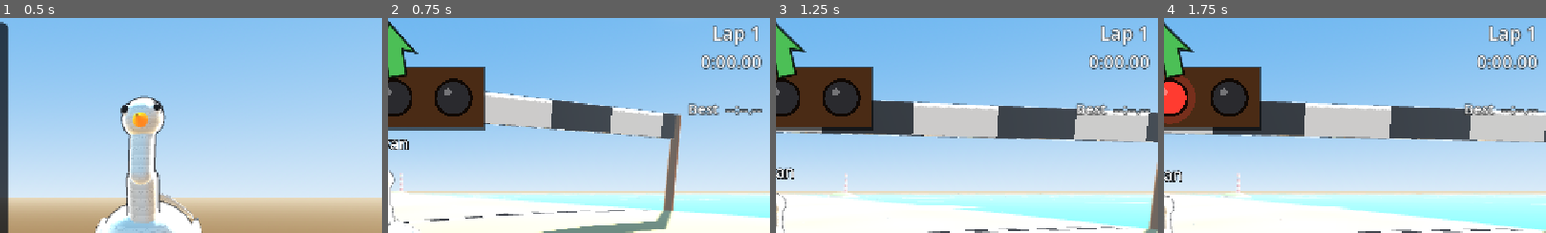
Above: before the commit, frames 1-4 (left to right).
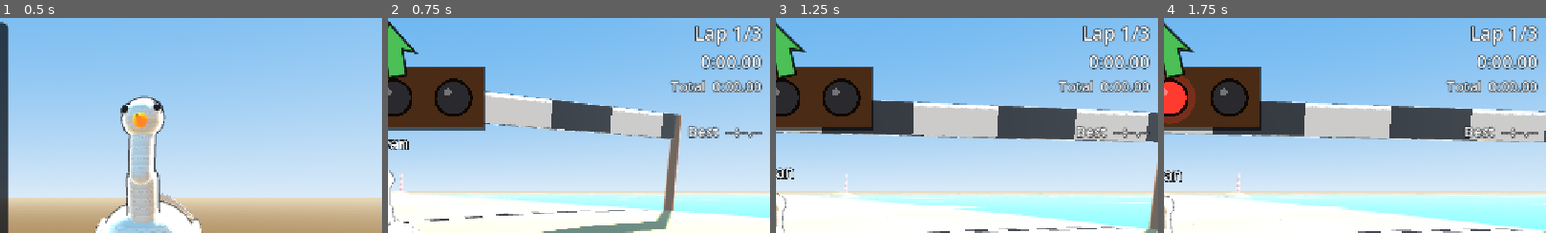
Above: after the commit, the same moments.

Repository: schlupfwerk/schlupfwerk_swanrace
Game: Godot game, scene res://scenes/wardrobe.tscn
Two runs of this game, one before a commit and one after it. Both use one fixed random seed, a clock stepped at 60 frames per second and the inputs below.
Inputs (mouse positions are % of the whole screen's width and height, from its top left):
- Up to frame 1 (0.5 s): no input
- Up to frame 2 (0.75 s): tap Enter (ui_accept) at 0.5 s; move the mouse to (72, 45) at 0.52 s; hold D (steer_right) from 0.53 s (still down); hold Enter (ui_accept) from 0.53 s (still down); click (72, 45) at 0.67 s
- Up to frame 3 (1.25 s): keep holding D (steer_right); keep holding Enter (ui_accept); tap Space (jump) at 0.77, 1.07 s
- Up to frame 4 (1.75 s): release D (steer_right) at 1.25 s; release Enter (ui_accept) at 1.25 s; drag from (30, 55) to (45, 70) at 1.27 s
The pictures show only the part of the screen within x 49-99%, y 2-52%; the shares and areas given below are measured in that part.

Frame 1 is identical in both runs. In frame 2, 3.2% of the frame differs, in the area x 74-98%, y 3-56%; in frame 3, 3.0%; in frame 4, 3.0%.

Commit message:
Laps setting, final lap music, finish whistle and results
- Number of laps in Settings > General (1 to 10, default 3)
- HUD shows "Lap 2/3" and the total race time
- Final lap: warning and a cross-fade into faster, upbeat music
  (synthesized in code, cached in user://)
- Finish: two-second referee whistle, the camera pulls away and
  circles the swan, results with total time and best lap, race again
  or back to the menu; the swan slows down by itself

Co-Authored-By: Claude Opus 5.5 <noreply@anthropic.com>
Signed-off-by: Manuel Bravo <manuelbravoc@gmail.com>

Diff:
--- /dev/null
+++ b/scripts/audio/final_lap_music.gd
@@ -0,0 +1,118 @@
+class_name FinalLapMusic
+extends RefCounted
+## Placeholder "final lap" music, synthesized in code: the island sound, but
+## faster and pumped up (drums, driving bass, quick strums and a rising lead).
+## Rendered once in a thread and cached in user://.
+
+const RATE := IslandMusic.RATE
+const BPM := 150.0
+const CACHE_PATH := "user://music_final_lap_v1.wav"
+const PROGRESSION := ["D", "A", "Bm", "G", "D", "A", "Bm", "G",
+		"G", "A", "D", "Bm", "G", "A", "A", "A"]
+const VOICINGS := {
+	"D": [69, 62, 66, 74],
+	"A": [69, 64, 69, 73],
+	"Bm": [71, 66, 71, 74],
+	"G": [67, 62, 71, 74],
+}
+const ROOTS := {"D": 38, "A": 45, "Bm": 47, "G": 43}
+
+
+static func load_or_render() -> AudioStreamWAV:
+	if FileAccess.file_exists(CACHE_PATH):
+		var cached := AudioStreamWAV.load_from_file(CACHE_PATH)
+		if cached:
+			cached.loop_mode = AudioStreamWAV.LOOP_FORWARD
+			cached.loop_end = cached.data.size() / 2
+			return cached
+	var stream := render()
+	stream.save_to_wav(CACHE_PATH)
+	return stream
+
+
+static func render() -> AudioStreamWAV:
+	var beat := 60.0 / BPM
+	var bar := beat * 4.0
+	var total := int(bar * PROGRESSION.size() * RATE)
+	var mix := PackedFloat32Array()
+	mix.resize(total)
+	var rng := RandomNumberGenerator.new()
+	rng.seed = 909
+
+	# Ukulele: driving eighth-note strums, down-up.
+	var strums := {}
+	for chord: String in VOICINGS:
+		for down: bool in [true, false]:
+			strums[chord + str(down)] = IslandMusic._strum(VOICINGS[chord], down, rng)
+	var kick := _kick()
+	var snare := _snare(rng)
+	var hat := IslandMusic._shaker(rng)
+	for b in PROGRESSION.size():
+		var chord: String = PROGRESSION[b]
+		var bar_start := b * bar
+		for e in 8:
+			var down := e % 2 == 0
+			IslandMusic._add(mix, strums[chord + str(down)], int((bar_start + e * beat * 0.5) * RATE),
+					0.5 if down else 0.36)
+		# Drums: kick on 1 and 3 (and the "and" of 4), snare on 2 and 4, hats on 16ths.
+		for k in [0.0, 2.0, 3.5]:
+			IslandMusic._add(mix, kick, int((bar_start + k * beat) * RATE), 0.9)
+		for s in [1.0, 3.0]:
+			IslandMusic._add(mix, snare, int((bar_start + s * beat) * RATE), 0.55)
+		for h in 16:
+			IslandMusic._add(mix, hat, int((bar_start + h * beat * 0.25) * RATE),
+					0.14 if h % 2 == 0 else 0.08)
+		# Bass: bouncing octaves on every eighth.
+		var root: int = ROOTS[chord]
+		for e in 8:
+			IslandMusic._add(mix, IslandMusic._bass(IslandMusic._freq(root + (12 if e % 2 else 0))),
+					int((bar_start + e * beat * 0.5) * RATE), 0.42)
+		# Lead: a quick rising arpeggio of the chord, an octave up.
+		var notes: Array = VOICINGS[chord]
+		var sorted := notes.duplicate()
+		sorted.sort()
+		for n in 8:
+			var note: int = sorted[n % sorted.size()] + 12 + (12 if n >= 4 else 0)
+			var length := int(beat * 0.5 * RATE)
+			IslandMusic._add(mix, IslandMusic._steel(IslandMusic._freq(note), IslandMusic._freq(note),
+					length), int((bar_start + n * beat * 0.5) * RATE), 0.16)
+
+	var data := PackedByteArray()
+	data.resize(total * 2)
+	var peak := 0.0001
+	for i in total:
+		peak = maxf(peak, absf(mix[i]))
+	var gain := 0.85 / peak
+	for i in total:
+		data.encode_s16(i * 2, int(clampf(mix[i] * gain, -1.0, 1.0) * 32000.0))
+	var stream := AudioStreamWAV.new()
+	stream.format = AudioStreamWAV.FORMAT_16_BITS
+	stream.mix_rate = RATE
+	stream.stereo = false
+	stream.data = data
+	stream.loop_mode = AudioStreamWAV.LOOP_FORWARD
+	stream.loop_end = total
+	return stream
+
+
+static func _kick() -> PackedFloat32Array:
+	var out := PackedFloat32Array()
+	out.resize(int(0.3 * RATE))
+	var phase := 0.0
+	for i in out.size():
+		var t := float(i) / RATE
+		phase += TAU * lerpf(140.0, 45.0, minf(t / 0.12, 1.0)) / RATE
+		out[i] = sin(phase) * exp(-t * 11.0)
+	return out
+
+
+static func _snare(rng: RandomNumberGenerator) -> PackedFloat32Array:
+	var out := PackedFloat32Array()
+	out.resize(int(0.18 * RATE))
+	var slow := 0.0
+	for i in out.size():
+		var t := float(i) / RATE
+		var noise := rng.randf_range(-1.0, 1.0)
+		slow = lerpf(slow, noise, 0.25)
+		out[i] = ((noise - slow) * 0.9 + sin(TAU * 190.0 * t) * 0.4) * exp(-t * 22.0)
+	return out
--- a/scripts/audio/sfx.gd
+++ b/scripts/audio/sfx.gd
@@ -161,3 +161,17 @@
 			state.phase = state.get("phase", 0.0) + TAU * lerpf(500.0, 1600.0, t / 0.08) / RATE
 			return sin(state.phase) * exp(-t * 45.0) * 0.6)
 	return _cache["pop"]
+
+
+## Referee whistle at the finish line: two seconds of a trilling pea whistle.
+static func whistle() -> AudioStreamWAV:
+	if not _cache.has("whistle"):
+		_cache["whistle"] = _render(2.0, func(t: float, state: Dictionary) -> float:
+			# The pea makes the pitch and the volume flutter quickly.
+			var trill := sin(TAU * 32.0 * t)
+			state.phase = state.get("phase", 0.0) + TAU * (2850.0 + 90.0 * trill) / RATE
+			var breath := randf_range(-1.0, 1.0) * 0.08
+			var tone := sin(state.phase) + 0.25 * sin(state.phase * 2.0)
+			var envelope := minf(t / 0.03, 1.0) * clampf((2.0 - t) / 0.15, 0.0, 1.0)
+			return (tone * (0.75 + 0.25 * trill) + breath) * 0.32 * envelope)
+	return _cache["whistle"]
--- a/scripts/race/chase_camera.gd
+++ b/scripts/race/chase_camera.gd
@@ -10,6 +10,10 @@
 const JUMP_FOLLOW := 0.5
 
 var target: Swan
+## After the finish: the camera pulls away and circles the swan.
+var finish := false
+
+var _finish_time := 0.0
 
 var _yaw := 0.0
 var _height := 0.0
@@ -28,7 +32,11 @@
 func _process(delta: float) -> void:
 	if target == null:
 		return
-	_yaw = lerp_angle(_yaw, target.rotation.y, 1.0 - exp(-5.0 * delta))
+	if finish:
+		_finish_time += delta
+		_yaw += delta * 0.35
+	else:
+		_yaw = lerp_angle(_yaw, target.rotation.y, 1.0 - exp(-5.0 * delta))
 	# Follow the ground fully (hills), but only half of a jump.
 	var ground := target.global_position.y - target.motor.position.y
 	_height = lerpf(_height, ground + target.motor.position.y * JUMP_FOLLOW, 1.0 - exp(-6.0 * delta))
@@ -40,5 +48,6 @@
 func _place() -> void:
 	var basis := Basis(Vector3.UP, _yaw)
 	var ground := Vector3(target.global_position.x, _height, target.global_position.z)
-	global_position = ground + basis * Vector3(0, HEIGHT, DISTANCE)
+	var away := smoothstep(0.0, 3.0, _finish_time)
+	global_position = ground + basis * Vector3(0, lerpf(HEIGHT, 9.0, away), lerpf(DISTANCE, 18.0, away))
 	look_at(ground + Vector3.UP * LOOK_HEIGHT + basis * Vector3(0, 0, -LOOK_AHEAD))
--- a/scripts/race/race.gd
+++ b/scripts/race/race.gd
@@ -1,30 +1,44 @@
 extends Node3D
-## Prototype race: laps around the island's beach (forest on the left, sea
-## on the right). Countdown, lap timing in simulation time, best lap saved.
+## Race on the Desert Island: start lights, a number of laps (from the
+## settings), timing in simulation time, best lap saved. The last lap switches
+## to faster music; crossing the line after it ends the race with a whistle,
+## the camera pulling away and the results.
 
 const WARDROBE_SCENE := "res://scenes/wardrobe.tscn"
+const RACE_SCENE := "res://scenes/race.tscn"
 const TRACK_ID := "desert_island"
 const COUNTDOWN := 3.0
 ## The swan starts this many meters behind the start line.
 const GRID_OFFSET := 6.0
+## Seconds to cross-fade into the final lap music.
+const MUSIC_FADE := 1.5
 
 var _track := IslandTrack.new()
 var _swan := Swan.new()
 var _laps := LapTracker.new(_track)
 var _hud := Hud.new()
+var _camera := ChaseCamera.new()
 var _countdown := COUNTDOWN
 var _racing := false
+var _finished := false
+var _total_laps := 3
+var _race_time := 0.0
 var _last_lap := 0.0
 var _music := AudioStreamPlayer.new()
+var _final_music := AudioStreamPlayer.new()
+var _final_lap := false
 var _beep := AudioStreamPlayer.new()
+var _whistle := AudioStreamPlayer.new()
 var _lights_lit := 0
 var _go_time := 0.0
 
 static var _music_stream: AudioStreamWAV
+static var _final_stream: AudioStreamWAV
 static var _music_rendering := false
 
 
 func _ready() -> void:
+	_total_laps = Settings.laps
 	Scenery.add_environment(self)
 	IslandScenery.build(self, _track, 1234)
 
@@ -46,10 +60,9 @@
 	footprints.swan = _swan
 	add_child(footprints)
 
-	var camera := ChaseCamera.new()
-	camera.target = _swan
-	add_child(camera)
-	camera.make_current()
+	_camera.target = _swan
+	add_child(_camera)
+	_camera.make_current()
 
 	var fish := JumpingFish.new()
 	fish.track = _track
@@ -62,24 +75,27 @@
 	add_child(_hud)
 	_hud.set_best(Profile.best_lap(TRACK_ID))
 
-	_beep.bus = &"SFX"
-	add_child(_beep)
-
-	_music.bus = &"Music"
-	_music.volume_db = -6.0
-	add_child(_music)
+	for player: AudioStreamPlayer in [_beep, _whistle]:
+		player.bus = &"SFX"
+		add_child(player)
+	_whistle.stream = Sfx.whistle()
+	for player: AudioStreamPlayer in [_music, _final_music]:
+		player.bus = &"Music"
+		player.volume_db = -6.0
+		add_child(player)
 	if _music_stream == null and not _music_rendering:
-		# Rendering the loop takes a moment: do it off the main thread.
+		# Rendering the loops takes a moment: do it off the main thread.
 		_music_rendering = true
 		WorkerThreadPool.add_task(func() -> void:
-			_music_stream = IslandMusic.load_or_render())
+			_music_stream = IslandMusic.load_or_render()
+			_final_stream = FinalLapMusic.load_or_render())
+	# A one-lap race is the final lap from the start.
+	_final_lap = _total_laps == 1
 
 
 func _process(delta: float) -> void:
-	if _music_stream and not _music.playing:
-		_music.stream = _music_stream
-		_music.play()
-	if not _racing:
+	_update_music(delta)
+	if not _racing and not _finished:
 		_countdown -= delta
 		# Start lights: one red lamp and a short beep per second, then green.
 		var lamps := clampi(3 - ceili(_countdown - 0.0001) + 1, 0, 3)
@@ -100,23 +116,72 @@
 		_go_time -= delta
 		if _go_time <= 0.0:
 			_hud.set_start_lights(-1)
-	_hud.set_lap(_laps.lap, _laps.lap_time, _last_lap)
+	if not _finished:
+		_hud.set_lap(mini(_laps.lap, _total_laps), _total_laps, _laps.lap_time, _last_lap,
+				_race_time)
+
+
+## Island music during the race; the final lap fades into the faster track.
+func _update_music(delta: float) -> void:
+	if _music_stream == null:
+		return
+	if not _music.playing and not _final_lap:
+		_music.stream = _music_stream
+		_music.play()
+	if _final_lap and _final_stream:
+		if not _final_music.playing:
+			_final_music.stream = _final_stream
+			_final_music.volume_db = -40.0
+			_final_music.play()
+		var step := 40.0 * delta / MUSIC_FADE
+		_final_music.volume_db = move_toward(_final_music.volume_db, -6.0, step)
+		if _music.playing:
+			_music.volume_db = move_toward(_music.volume_db, -40.0, step)
+			if _music.volume_db <= -39.0:
+				_music.stop()
 
 
 func _on_swan_tick(swan: Swan) -> void:
-	_laps.update(swan.motor.position, Swan.TICK, _racing)
+	if _racing and not _finished:
+		_race_time += Swan.TICK
+	if _finished:
+		# After the line the swan slows down by itself.
+		swan.motor.speed = move_toward(swan.motor.speed, 0.0, 6.0 * Swan.TICK)
+	_laps.update(swan.motor.position, Swan.TICK, _racing and not _finished)
 	TrackRules.apply(swan, _laps, _track)
 
 
 func _on_lap_completed(lap_time: float) -> void:
 	_last_lap = lap_time
-	if Profile.submit_lap(TRACK_ID, lap_time):
+	var completed := _laps.lap
+	var record := Profile.submit_lap(TRACK_ID, lap_time)
+	if record:
 		_hud.set_best(lap_time)
+	if completed >= _total_laps:
+		_finish()
+		return
+	if record:
 		_hud.show_message(tr("MSG_BEST_LAP") % Hud.format_time(lap_time), 2.5)
 	else:
 		_hud.show_message(tr("MSG_LAP") % Hud.format_time(lap_time), 2.0)
+	if completed == _total_laps - 1:
+		_final_lap = true
+		_hud.show_message(tr("FINAL_LAP"), 2.5)
+
+
+## Crossed the line after the last lap: whistle, camera pulls away, results.
+func _finish() -> void:
+	_finished = true
+	_racing = false
+	_swan.controls_enabled = false
+	_whistle.play()
+	_camera.finish = true
+	_hud.set_lap(_total_laps, _total_laps, _last_lap, _last_lap, _race_time)
+	_hud.show_results(_race_time, Profile.best_lap(TRACK_ID))
 
 
 func _unhandled_input(event: InputEvent) -> void:
-	if event.is_action_pressed("pause"):
+	if _finished and event.is_action_pressed("ui_accept"):
+		get_tree().change_scene_to_file(RACE_SCENE)
+	elif event.is_action_pressed("pause") or (_finished and event.is_action_pressed("ui_cancel")):
 		get_tree().change_scene_to_file(WARDROBE_SCENE)
--- a/scripts/save/settings.gd
+++ b/scripts/save/settings.gd
@@ -26,6 +26,8 @@
 ## Language choices: "" follows the device (Portuguese if it is in Portuguese,
 ## otherwise English).
 const LANGUAGES := ["", "pt", "en"]
+## Choices for the number of laps.
+const LAP_OPTIONS := [1, 2, 3, 4, 5, 7, 10]
 
 const PRESETS := {
 	Quality.LOW: {"render_scale": 0.75, "msaa": 0, "shadows": 0, "detail": 0},
@@ -37,6 +39,8 @@
 var language := ""
 ## 0 easy, 1 medium, 2 hard. Bots will use it; today it sets the defaults below.
 var difficulty := 1
+## Laps per race.
+var laps := 3
 ## Direction arrow on screen: 0 automatic (on in easy and medium), 1 on, 2 off.
 var direction_indicator := 0
 # Video
@@ -357,6 +361,7 @@
 	cfg.set_value("meta", "version", SAVE_VERSION)
 	cfg.set_value("general", "language", language)
 	cfg.set_value("general", "difficulty", difficulty)
+	cfg.set_value("general", "laps", laps)
 	cfg.set_value("general", "direction_indicator", direction_indicator)
 	for key in ["window_mode", "resolution", "monitor", "quality", "render_scale", "msaa",
 			"shadows", "detail", "vsync", "fps_limit", "show_fps", "fov", "gpu_index"]:
@@ -376,6 +381,7 @@
 		return
 	language = _pick(cfg.get_value("general", "language", language), LANGUAGES, "")
 	difficulty = clampi(cfg.get_value("general", "difficulty", difficulty), 0, 2)
+	laps = _pick(int(cfg.get_value("general", "laps", laps)), LAP_OPTIONS, 3)
 	direction_indicator = clampi(cfg.get_value("general", "direction_indicator", direction_indicator), 0, 2)
 	window_mode = clampi(cfg.get_value("video", "window_mode", window_mode), 0, 2) as WindowMode
 	var saved_resolution = cfg.get_value("video", "resolution", resolution)
--- a/scripts/ui/hud.gd
+++ b/scripts/ui/hud.gd
@@ -14,6 +14,8 @@
 var _time_label := Label.new()
 var _best_label := Label.new()
 var _last_label := Label.new()
+var _total_label := Label.new()
+var _results := Label.new()
 var _center_label := Label.new()
 var _message_time := 0.0
 var _lights := StartLights.new()
@@ -42,11 +44,22 @@
 	times.position = Vector2(-300, 18)
 	times.custom_minimum_size.x = 276
 	root.add_child(times)
-	for label in [_lap_label, _time_label, _last_label, _best_label]:
+	for label in [_lap_label, _time_label, _total_label, _last_label, _best_label]:
 		label.horizontal_alignment = HORIZONTAL_ALIGNMENT_RIGHT
 		times.add_child(label)
 	_lap_label.add_theme_font_size_override("font_size", 32)
 	_time_label.add_theme_font_size_override("font_size", 30)
+
+	_results.set_anchors_preset(Control.PRESET_CENTER)
+	_results.offset_left = -420
+	_results.offset_right = 420
+	_results.offset_top = -60
+	_results.offset_bottom = 200
+	_results.horizontal_alignment = HORIZONTAL_ALIGNMENT_CENTER
+	_results.add_theme_font_size_override("font_size", 34)
+	_results.add_theme_constant_override("outline_size", 10)
+	_results.visible = false
+	root.add_child(_results)
 
 	root.add_child(_lights)
 	_lights.set_anchors_preset(Control.PRESET_CENTER)
@@ -113,9 +126,10 @@
 			_center_label.text = ""
 
 
-func set_lap(lap: int, lap_time: float, last_lap: float) -> void:
-	_lap_label.text = tr("HUD_LAP") % lap
+func set_lap(lap: int, total: int, lap_time: float, last_lap: float, race_time: float) -> void:
+	_lap_label.text = tr("HUD_LAP_OF") % [lap, total]
 	_time_label.text = format_time(lap_time)
+	_total_label.text = tr("HUD_TOTAL") % format_time(race_time)
 	_last_label.text = tr("HUD_LAST") % format_time(last_lap) if last_lap > 0.0 else ""
 
 
@@ -143,3 +157,11 @@
 	_lights.visible = lit >= 0
 	_lights.lit = maxi(lit, 0)
 	_lights.go = go
+
+
+## Race over: big "Finished!" with the total time, best lap and what to do next.
+func show_results(race_time: float, best_lap: float) -> void:
+	show_message(tr("FINISHED"), 999.0)
+	_results.text = "%s\n%s\n\n%s" % [tr("HUD_TOTAL") % format_time(race_time),
+			tr("HUD_BEST") % format_time(best_lap), tr("RESULTS_HINT_" + InputGlyphs._suffix())]
+	_results.visible = true
--- a/scripts/ui/settings_menu.gd
+++ b/scripts/ui/settings_menu.gd
@@ -141,6 +141,11 @@
 				Settings.apply_language()
 				Settings.save_settings()
 				_rebuild())
+	var lap_names := PackedStringArray()
+	for value in Settings.LAP_OPTIONS:
+		lap_names.append(str(value))
+	_add_row(list, "LAPS", lap_names, maxi(Settings.LAP_OPTIONS.find(Settings.laps), 0),
+			func(i: int) -> void: Settings.laps = Settings.LAP_OPTIONS[i])
 	_add_row(list, "DIFFICULTY", ["DIFFICULTY_EASY", "DIFFICULTY_MEDIUM", "DIFFICULTY_HARD"],
 			Settings.difficulty, func(i: int) -> void:
 				Settings.difficulty = i
--- a/translations/strings.csv
+++ b/translations/strings.csv
@@ -154,3 +154,11 @@
 DIFFICULTY_HARD,Hard,Difícil
 DIRECTION_INDICATOR,Direction indicator,Indicador de direção
 AUTO_BY_DIFFICULTY,Automatic (easy and medium),Automático (fácil e médio)
+LAPS,Laps,Voltas
+HUD_LAP_OF,Lap %d/%d,Volta %d/%d
+HUD_TOTAL,Total  %s,Total  %s
+FINAL_LAP,Final lap!,Última volta!
+FINISHED,Finished!,Chegada!
+RESULTS_HINT_KEYBOARD,Enter: race again   Esc: menu,Enter: correr de novo   Esc: menu
+RESULTS_HINT_XBOX,A: race again   B: menu,A: correr de novo   B: menu
+RESULTS_HINT_PLAYSTATION,Cross: race again   Circle: menu,Cruz: correr de novo   Círculo: menu
Not shown, added: scripts/audio/final_lap_music.gd.uid
Binary file changed: translations/strings.en.translation
Binary file changed: translations/strings.pt.translation
Not shown, changed: CLAUDE.md
